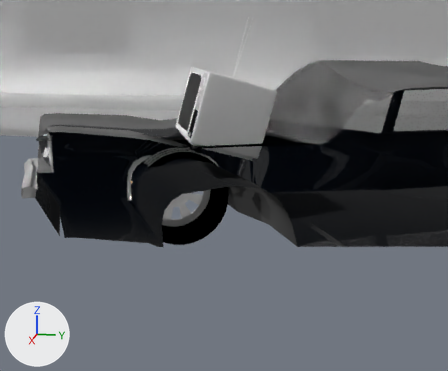
Two versions of the Blender file 04-Shots/shotZimmer2.blend, one commit apart.
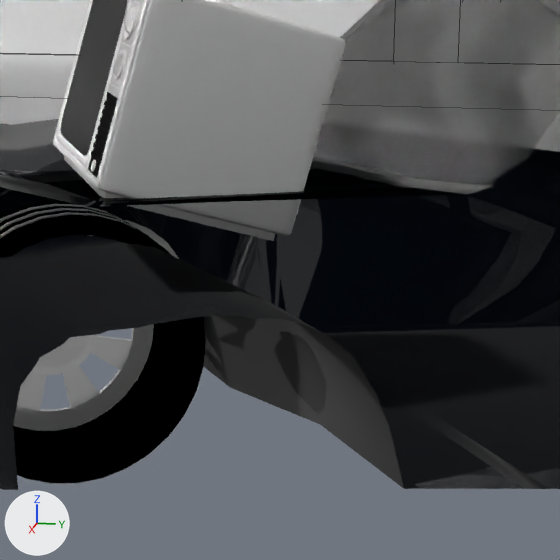
Each version appears first from a 50 mm camera at (0.572, 12.568, 1.907) aimed at (-1.959, 12.062, 1.275), and next in a close-up on the part from 35% to 78% of the width and 21% to 73% of the height. Arrows for +X, +Y and +Z are at lower left; the lights stay in place. The close-ups show mesh edges as thin lines. Everything nearer to the camera than a plane just in front of the edit is cut away.

Names of what the first close-up shows: 'Motel-complete', 'TV.002', 'zerstoertesAuto'.
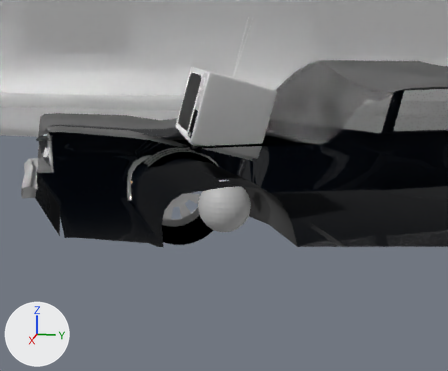
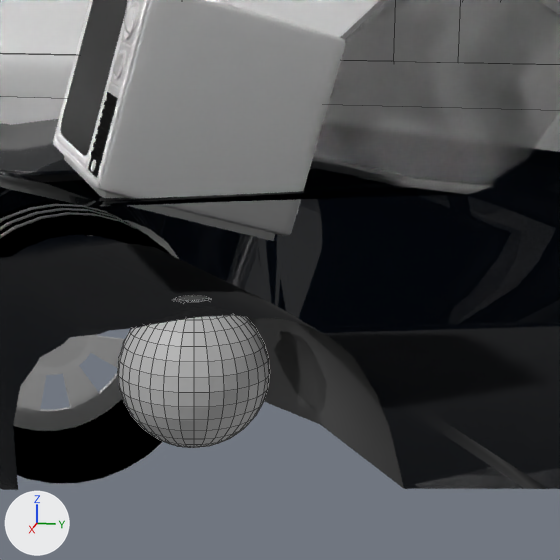
What differs and where, as boxes (x1, y1, x2, y2) in the close-ups (560 x 560 px):
'smoke', added
    after: (118, 295, 270, 448)

The edits, one by one:
Mesh me_sphere_002_1 is new.
It is a UV sphere (32 segments, 16 rings, poles along z) spanning x -1.0..1.0, y -1.0..1.0, z -1.0..1.0.
Object 'smoke' (ob_smoke) is new; it shows me_sphere_002_1.
Its location is (-1.939, 12.068, 1.19).
Its scale is (0.113, 0.113, 0.113).
